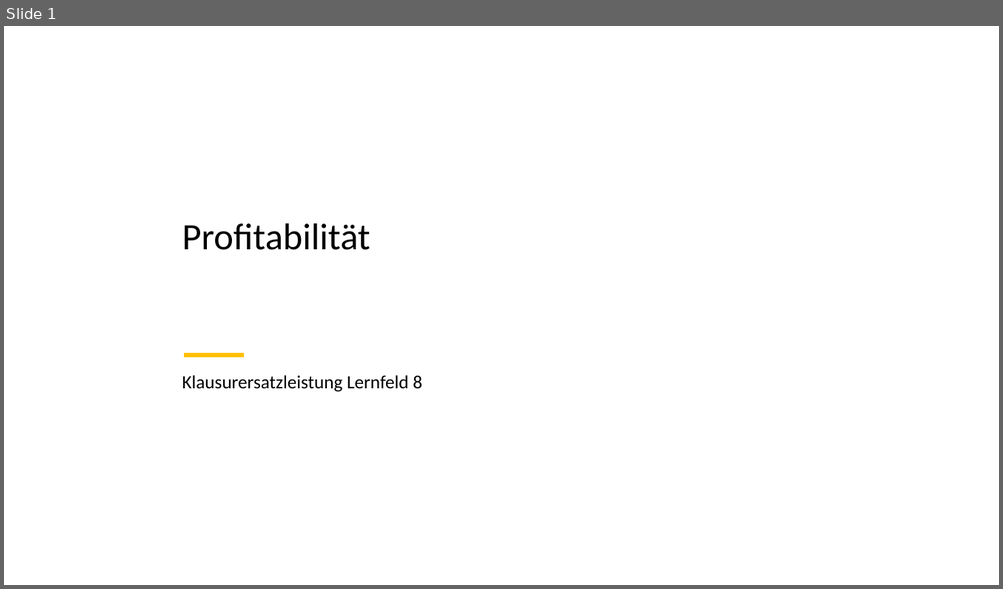
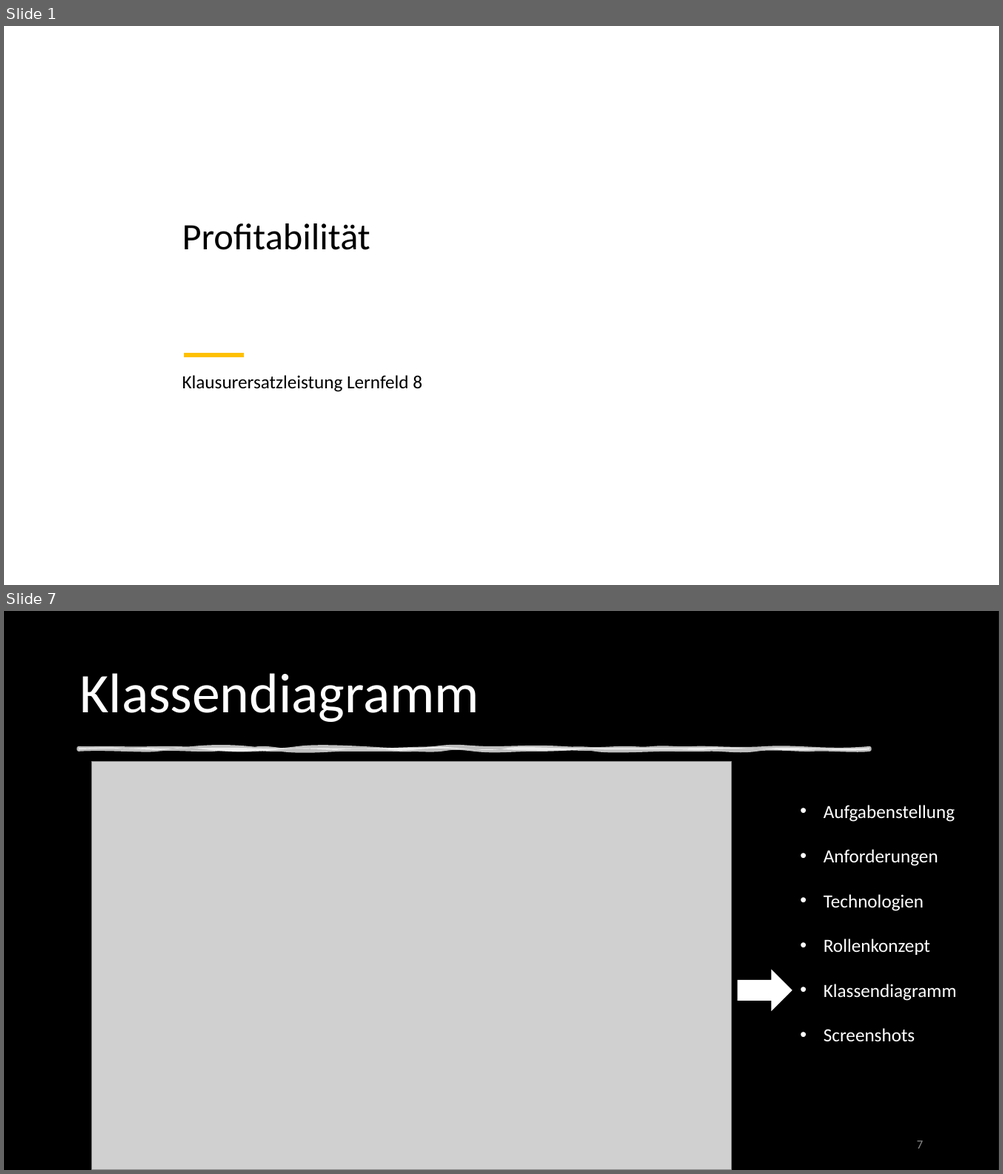
Before and after one commit to DennisWandschura/Profitabilitaet, a slide deck: Präst_Profitabilität.pptx. Shown one above the other, each under a label of ours: slide 1 before the commit, slides 1 and 7 after it; the slides between them are not shown. The pictures are 1003x589 and 1003x1174 pixels, drawn with LibreOffice and Linux fonts; fonts in the diff are those of the drawing; grey boxes stand for pictures; background and template pictures are left out; a plain dark background stands for a picture behind light text. Boxes give left, top, right and bottom in pixels: in the first picture for what was removed or moved away, otherwise in the second. Text is boxed around its words. In the diff, an @@ line names an element or a change of style, - is before the commit and + after.

```diff
--- a/Präst_Profitabilität.pptx
+++ b/Präst_Profitabilität.pptx
@@ slide 7 added at (x1=4, y1=611, x2=999, y2=1170), background picture (left out) @@
@@ rectangle added at (x1=4, y1=611, x2=999, y2=1170), fill #000000 @@
@@ title added at (x1=79, y1=673, x2=479, y2=722), 54 pt, text #FFFFFF @@
+Klassendiagramm
@@ freeform shape added at (x1=79, y1=749, x2=870, y2=750), fill #FFFFFF at 75% opacity, outline #FFFFFF 3.5 pt @@
@@ picture added at (x1=92, y1=762, x2=731, y2=1170) @@
@@ text added at (x1=823, y1=805, x2=956, y2=1042), 18 pt, text #FFFFFF @@
+• Aufgabenstellung
+• Anforderungen
+• Technologien
+• Rollenkonzept
+• Klassendiagramm
+• Screenshots
@@ right arrow added at (x1=737, y1=971, x2=791, y2=1010), fill #FFFFFF, outline #FFFFFF 1 pt @@
@@ page number added at (x1=916, y1=1141, x2=922, y2=1149), 12 pt, text #8C8C8C @@
+7
```
Also in this commit, not shown: 5 slides changed, 7 other slides added, 4 slides removed.
